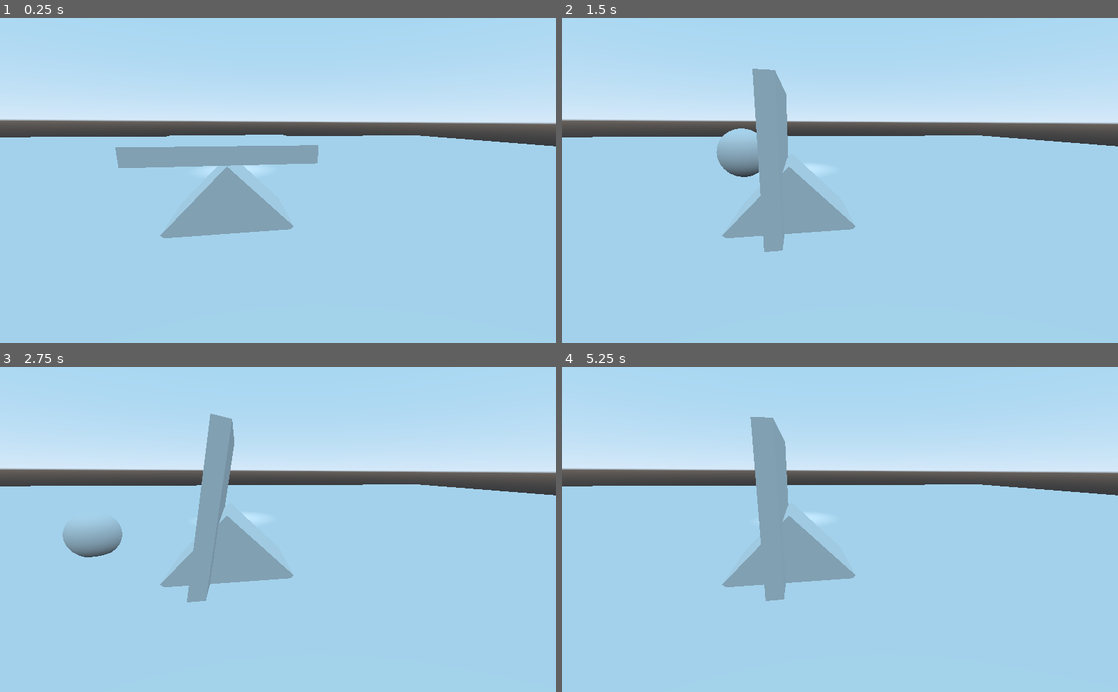
Above: before the commit, frames 1-4 (two rows, left to right).
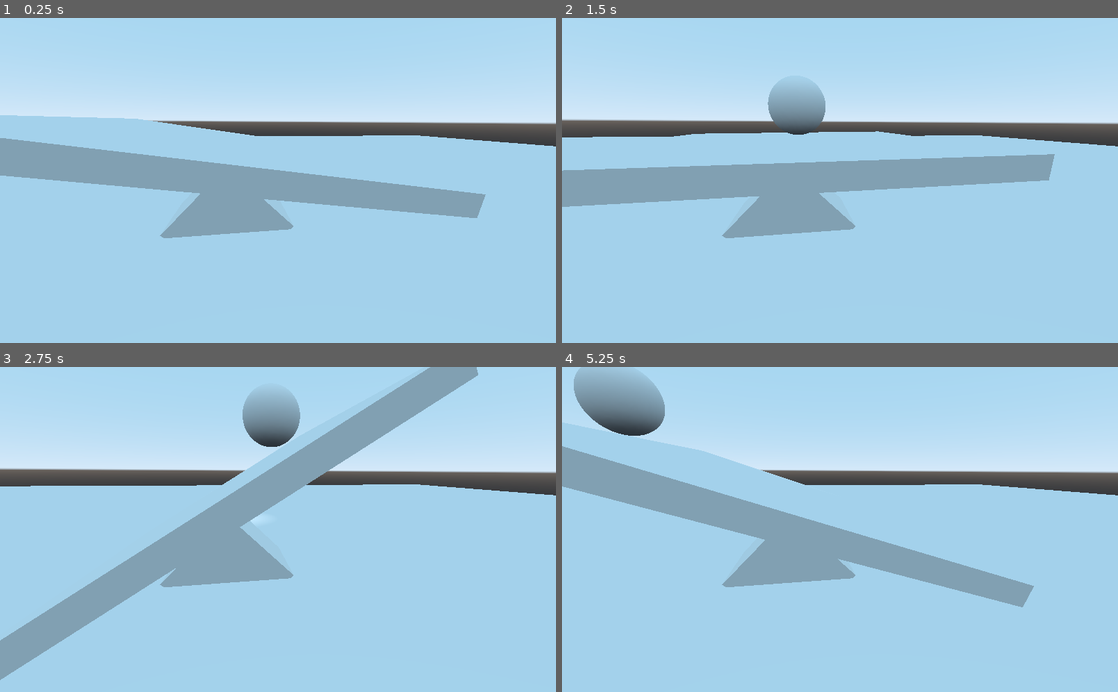
Above: after the commit, the same moments.

Repository: csaf4370/CTG
Game: Godot game, scene res://Main.tscn
Two runs of this game, one before a commit and one after it. Both use one fixed random seed, a clock stepped at 60 frames per second and the inputs below.
Inputs:
- Up to frame 1 (0.25 s): no input
- Up to frame 2 (1.5 s): no input
- Up to frame 3 (2.75 s): no input
- Up to frame 4 (5.25 s): no input

The runs differ from the first frame. In frame 1, 11% of the frame differs, in the area x 0-88%, y 29-62%; in frame 2, 11%; in frame 3, 13%; in frame 4, 15%, in the area x 0-85%, y 0-74%.

Commit message:
now with e and motor!

Diff:
--- a/src/Main.tscn
+++ b/src/Main.tscn
@@ -1,4 +1,6 @@
-[gd_scene load_steps=12 format=2]
+[gd_scene load_steps=13 format=2]
+
+[ext_resource path="res://PID-Motor.gd" type="Script" id=1]
 
 [sub_resource type="BoxShape" id=10]
 extents = Vector3( 50, 1, 50 )
@@ -24,10 +26,10 @@
 size = Vector3( 3, 3, 3 )
 
 [sub_resource type="BoxShape" id=16]
-extents = Vector3( 2.5, 0.25, 2.5 )
+extents = Vector3( 5, 0.25, 5 )
 
 [sub_resource type="CubeMesh" id=17]
-size = Vector3( 5, 0.5, 5 )
+size = Vector3( 10, 0.5, 10 )
 
 [node name="Spatial" type="Spatial"]
 
@@ -52,7 +54,8 @@
 material/0 = null
 
 [node name="Ball" type="RigidBody" parent="."]
-transform = Transform( 1, 0, 0, 0, 0.794934, -0.606696, 0, 0.606696, 0.794934, 1.41278, 8.77364, 1.689 )
+transform = Transform( 1, 0, 0, 0, 0.794934, -0.606696, 0, 0.606696, 0.794934, 0.782918, 8.774, 0.228989 )
+mass = 2.0
 physics_material_override = SubResource( 11 )
 
 [node name="CollisionShape" type="CollisionShape" parent="Ball"]
@@ -82,6 +85,11 @@
 nodes/node_a = NodePath("WippenFuss")
 nodes/node_b = NodePath("Wippe")
 angular_limit/enable = true
+angular_limit/upper = 35.0
+angular_limit/lower = -35.0
+motor/enable = true
+motor/target_velocity = -28.22
+script = ExtResource( 1 )
 
 [node name="WippenFuss" type="StaticBody" parent="HingeJoint"]
 transform = Transform( -5.1162e-08, -4.6566e-10, 1, -1.49012e-08, 1, 9.31323e-10, -1, 2.98023e-08, -5.1162e-08, 0, -1.65293, 0.135597 )
--- /dev/null
+++ b/src/PID-Motor.gd
@@ -0,0 +1,24 @@
+extends HingeJoint
+
+# Declare member variables here. Examples:
+# var a = 2
+# var b = "text"
+
+
+# Called when the node enters the scene tree for the first time.
+func _ready():
+	print("Servus Schian")
+
+
+# Called every frame. 'delta' is the elapsed time since the previous frame.
+func _process(delta):
+	var b = get_node("../Ball")
+	var b_pos = b.global_transform.origin
+	var self_pos = self.global_transform.origin
+
+	var pos_diff = b_pos - self_pos
+
+	var e = pos_diff.x
+	print(e)
+	self.set("motor/target_velocity", -e)
+	# print(self.get_property_list())
